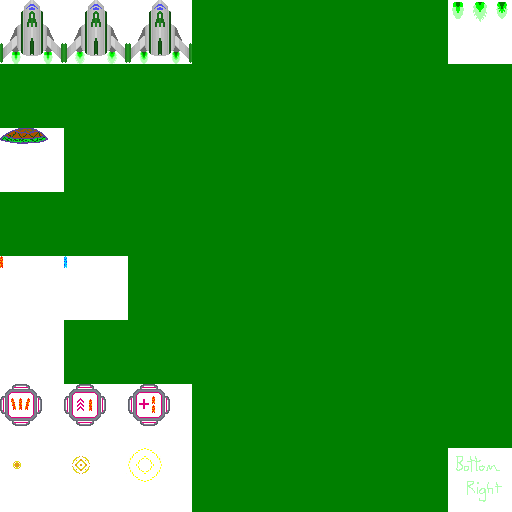
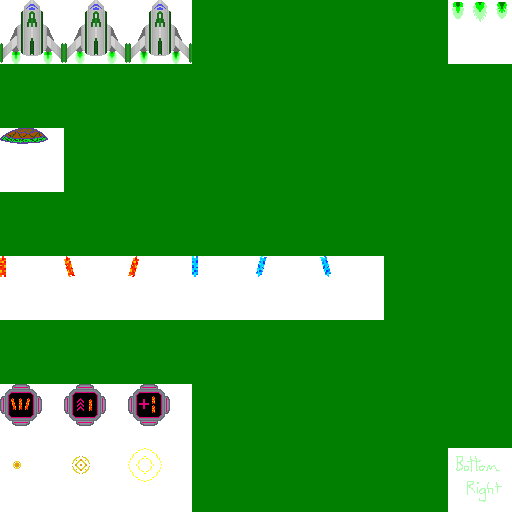
Comparing the layer stacks of the two 512px x 512px images. Changes:
painted on "Background" over [0, 256, 384, 424]
